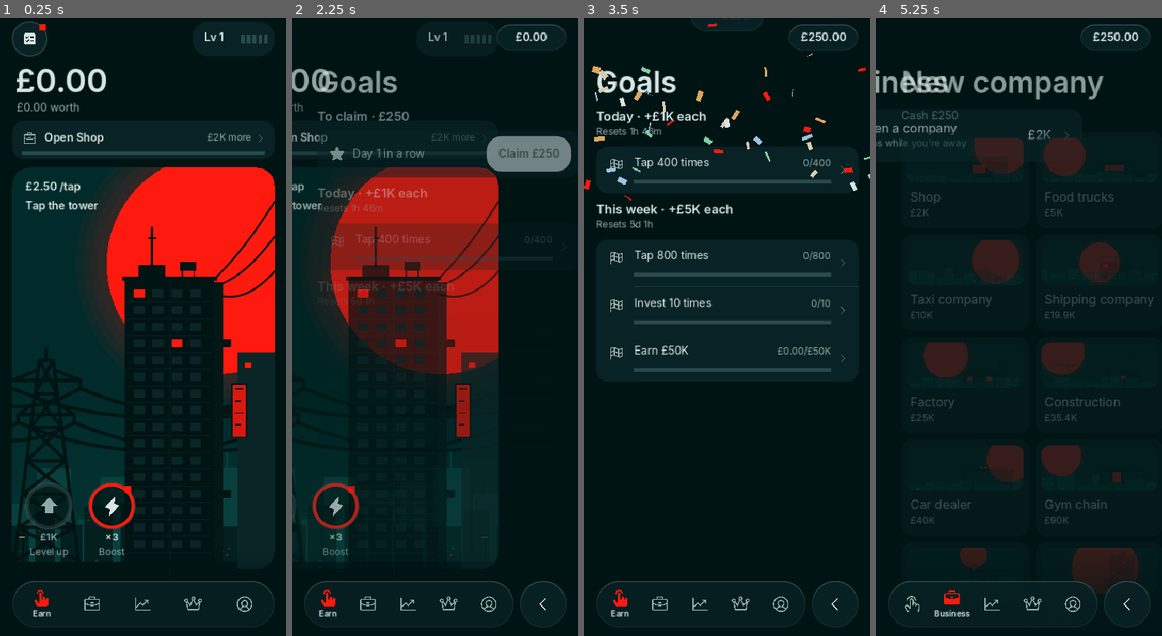
Above: before the commit, frames 1-4 (left to right).
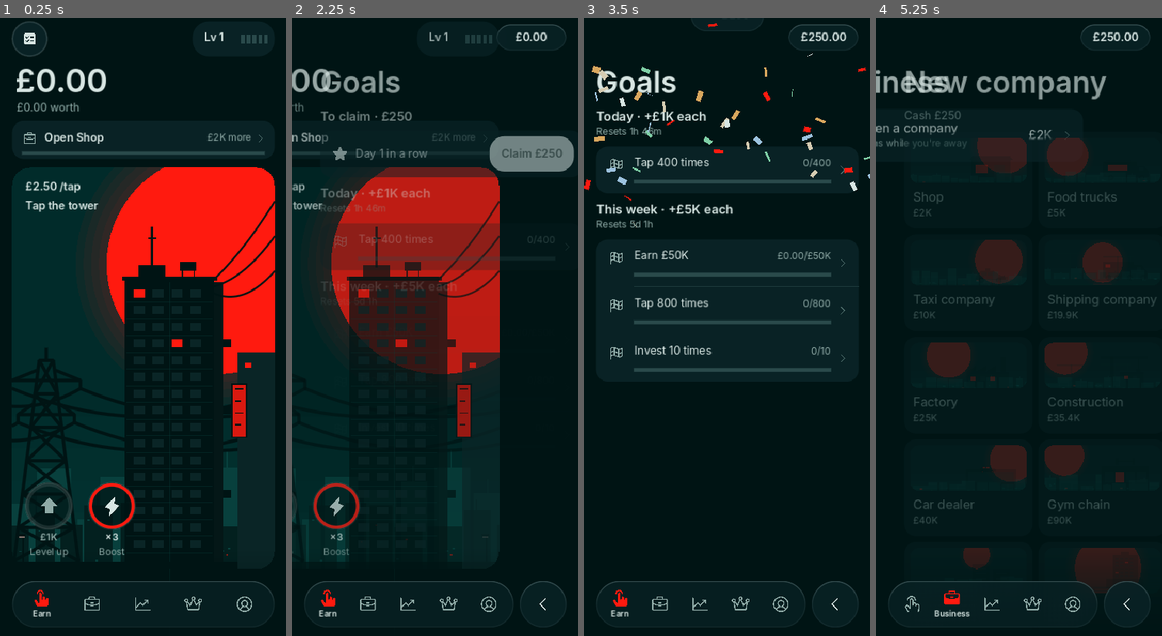
Above: after the commit, the same moments.

Repository: ytjustjosh17-cpu/MCG
Game: Godot game, scene res://scenes/main.tscn
Same seed, same stepped clock (60 frames per second), same inputs: the game is played once before the commit and once after it.
Inputs (mouse positions are in pixels of both pictures, inside the frame that each line leads up to):
- Up to frame 1 (0.25 s): no input
- Up to frame 2 (2.25 s): click "£1K" at 0.5 s; click "×3" at 1.25 s; click (320, 36) at 2 s
- Up to frame 3 (3.5 s): click "Claim £250" at 2.75 s
- Up to frame 4 (5.25 s): click "Tap 400 times" at 3.5 s; click "Open Shop" at 4.25 s; click (1019, 135) at 5 s

The runs differ from the first frame. In frame 1, less than 0.1% of the frame differs, in the area x 13-46%, y 1-77%; in frame 2, 3.4%; in frame 3, 1.0%; in frame 4, 4.5%, in the area x 0-99%, y 8-92%.

Commit message:
Fewer round dots, smoother page transitions
Owner: dots annoyed, and pages should move smoothly.
- Dots are round and only for a reward to claim or an update; opening
  the tab clears its dot until something new arrives (seen counts kept in
  ui). Afford-based dots removed (tabs, level, boost, Business More).
- Push waits out the build frame before sliding; pop uses the same quint
  curve; switching tab with a page open fades it; Invest segments fade.
- Tests: dot rules in the touch test; update dot test follows the new
  rule; quiet-deals test closes a gift sheet first (was timing-flaky).

Co-Authored-By: Claude Opus 5.5 <noreply@anthropic.com>
Claude-Session: https://claude.ai/code/session_01G43aEuqkjUy83khniNYyKE

Diff:
--- a/game/scripts/business_page.gd
+++ b/game/scripts/business_page.gd
@@ -95,7 +95,7 @@
 		_boost.set_texts("×2 income", "", "Ready in " + Game.clock(Game.ibost_cooldown_left()))
 	_boost.value_l.add_theme_color_override("font_color", UI.TEXT)
 	_count.text = "%d of %d" % [Game.companies(), Data.BUSINESSES.size()]
-	UI.paint(_more, UI.PANEL, UI.RED if _something_ready() else UI.TEXT, 24)
+	UI.paint(_more, UI.PANEL, UI.TEXT, 24)
 	_deal_card.visible = not Game.deal.is_empty() and bool(Game.ui.get("deals_quiet", false))
 	if _deal_card.visible:
 		_deal_row.set_texts(String(Game.deal.get("title", "Deal")), String(Game.deal.get("text", "")))
@@ -113,15 +113,6 @@
 		if _cards.has(id):
 			(_cards[id] as BizCard).refresh()
 
-
-func _something_ready() -> bool:
-	## Red "More" when an expansion or a merger is ready (same idea as the tab dot).
-	if not Game.expandable().is_empty():
-		return true
-	for m in Data.MERGERS:
-		if not Game.mergers.has(m["id"]) and Game.merger_ready(m) and Game.cash >= float(m["cost"]):
-			return true
-	return false
 
 
 func _fill_plan() -> Array:
--- a/game/scripts/earn_page.gd
+++ b/game/scripts/earn_page.gd
@@ -157,8 +157,8 @@
 	_per_tap.text = Game.money_short(Game.tap_value() * _tap_mult()) + " /tap"
 	var maxed := Game.level >= Data.MAX_LEVEL
 	var can := Game.can_level_up()
-	_level_btn.set_state(UI.TEXT if can else UI.SUB, prog if not maxed else 1.0, can, "MAX" if maxed else Game.money_short(Game.level_cost()))
-	_tasks.set_state(UI.TEXT, -1.0, (Game.goals_open() > 0 and Game.taps > 0) or Game.unclaimed("goal") + Game.unclaimed("streak") > 0)
+	_level_btn.set_state(UI.TEXT if can else UI.SUB, prog if not maxed else 1.0, false, "MAX" if maxed else Game.money_short(Game.level_cost()))
+	_tasks.set_state(UI.TEXT, -1.0, Game.unclaimed("goal") + Game.unclaimed("streak") > 0)   # a dot only when a reward waits
 	_tick()
 
 
@@ -183,7 +183,7 @@
 	if Game.boost_active():
 		_boost_btn.set_state(UI.RED, Game.boost_left() / Game.BOOST_LEN_S, false, Game.clock(Game.boost_left()))
 	elif Game.boost_ready():
-		_boost_btn.set_state(UI.TEXT, 1.0, true, "×3")
+		_boost_btn.set_state(UI.TEXT, 1.0, false, "×3")   # the full ring says ready
 	else:
 		var total := Game.BOOST_COOLDOWN_S
 		_boost_btn.set_state(UI.SUB, 1.0 - Game.boost_cooldown_left() / total, false, Game.clock(Game.boost_cooldown_left()))
--- a/game/scripts/game_state.gd
+++ b/game/scripts/game_state.gd
@@ -1469,36 +1469,6 @@
 	if s < 48.0 * 3600.0:
 		return "~%d h" % int(ceil(s / 3600.0))
 	return "~%d days" % int(ceil(s / 86400.0))
-
-
-# ==== tab dots ===============================================================
-
-func tab_badges() -> Array:
-	## Which tabs have something worth a look right now (shown as red dots).
-	var earn := level < Data.MAX_LEVEL and can_level_up()
-	var business := false
-	for id in biz.keys():
-		if int(biz[id]["units"]) >= capacity(id) and can_expand(id):
-			business = true
-	for b in Data.BUSINESSES:
-		if not biz.has(b["id"]) and cash >= float(b["cost"]):
-			business = true
-			break
-	if fill_all_cost() > 0.0 and cash >= fill_all_cost():
-		business = true
-	for m in Data.MERGERS:
-		if not mergers.has(m["id"]) and merger_ready(m) and cash >= float(m["cost"]):
-			business = true
-	var invest := false
-	# (Locked coins keep earning after the 24 h, so they don't need a dot.)
-	var items := next_home_cost() > 0.0 and cash >= next_home_cost()
-	for c in Data.COLLECTIONS:
-		for i in range(c["items"].size()):
-			if not item_owned(c["id"], i):
-				if float(c["items"][i][1]) <= cash * 0.25:
-					items = true
-				break  # only the cheapest missing item in each set
-	return [earn, business, invest, items]
 
 
 # ==== next goal =============================================================
--- a/game/scripts/icon_button.gd
+++ b/game/scripts/icon_button.gd
@@ -60,4 +60,4 @@
 		if ring > 0.0:
 			draw_arc(center, r - 3.0, -PI / 2.0, -PI / 2.0 + TAU * clampf(ring, 0.0, 1.0), 64, UI.RED, 3.0, true)
 	if dot:
-		draw_rect(Rect2(center + Vector2(r * 0.55, -r * 0.85), Vector2(9, 9)), UI.RED, true)
+		draw_circle(center + Vector2(r * 0.72, -r * 0.72), 5.0, UI.RED)
--- a/game/scripts/invest_page.gd
+++ b/game/scripts/invest_page.gd
@@ -245,9 +245,20 @@
 
 
 func refresh_view() -> void:
+	var was: Control = null
+	for v in _views:
+		if v.visible:
+			was = v
 	for i in range(_views.size()):
 		_views[i].visible = i == _seg.index
 	refresh()
+	# Shares, Property and Crypto fade in, not a hard cut.
+	var now: Control = _views[_seg.index]
+	if was != null and was != now:
+		now.modulate.a = 0.0
+		var t := Motion.tween(now, "seg")
+		t.set_parallel(true)
+		t.tween_property(now, "modulate:a", 1.0, Motion.d(0.2))
 
 
 func _latest_news(kind: String) -> Dictionary:
--- a/game/scripts/main.gd
+++ b/game/scripts/main.gd
@@ -147,7 +147,7 @@
 		Game.ui["seen_new"] = Data.RELEASE
 		get_tree().create_timer(2.5).timeout.connect(func(): Kit.toast("Updated to %s · see What's new in Profile" % Data.RELEASE, true))
 	Updater.update_available.connect(_on_update)
-	Updater.state_changed.connect(func(): _nav.set_badge(4, Updater.has_update()))
+	Updater.state_changed.connect(_update_badges)
 	if OS.has_feature("android"):
 		get_tree().create_timer(3.0).timeout.connect(func(): Updater.check())
 
@@ -172,15 +172,28 @@
 	p.position.x = w
 	if p.has_method("entered"):
 		p.entered.call_deferred()
+	# Building a page can take a frame; start the slide after it so the
+	# first part of the motion isn't skipped on the phone.
 	var t := p.create_tween().set_parallel(true)
 	p.set_meta("push_tw", t)
-	t.tween_property(p, "position:x", 0.0, Motion.d(0.4)).set_trans(Tween.TRANS_QUINT).set_ease(Tween.EASE_OUT)
-	t.tween_property(under, "position:x", -w * 0.25, Motion.d(0.4)).set_trans(Tween.TRANS_QUINT).set_ease(Tween.EASE_OUT)
-	t.tween_property(under, "modulate:a", 0.4, Motion.d(0.36))
+	t.tween_property(p, "position:x", 0.0, Motion.d(0.38)).set_trans(Tween.TRANS_QUINT).set_ease(Tween.EASE_OUT)
+	t.tween_property(under, "position:x", -w * 0.25, Motion.d(0.38)).set_trans(Tween.TRANS_QUINT).set_ease(Tween.EASE_OUT)
+	t.tween_property(under, "modulate:a", 0.4, Motion.d(0.34))
+	t.pause()
+	_play_after_build(t)
 	t.chain().tween_callback(func():
 		# Only hide the page underneath if this page is still on top.
 		if is_instance_valid(under) and not _stack.is_empty() and _stack.back() == p:
 			under.visible = false)
+
+
+func _play_after_build(t: Tween) -> void:
+	## Waits out the slow frame that built the page, so the slide starts
+	## smoothly instead of jumping half way.
+	await get_tree().process_frame
+	await get_tree().process_frame
+	if t.is_valid():
+		t.play()
 
 
 func _pop_from(p: Control) -> void:
@@ -200,9 +213,10 @@
 	under.visible = true
 	Kit.tick(5)
 	var t := p.create_tween().set_parallel(true)
-	t.tween_property(p, "position:x", w, Motion.d(0.26)).set_trans(Tween.TRANS_QUAD).set_ease(Tween.EASE_IN)
-	t.tween_property(under, "position:x", 0.0, Motion.d(0.3)).set_trans(Tween.TRANS_QUINT).set_ease(Tween.EASE_OUT)
-	t.tween_property(under, "modulate:a", 1.0, Motion.d(0.26))
+	# Same curve as the push, in reverse: smooth, no snap at the end.
+	t.tween_property(p, "position:x", w, Motion.d(0.32)).set_trans(Tween.TRANS_QUINT).set_ease(Tween.EASE_OUT)
+	t.tween_property(under, "position:x", 0.0, Motion.d(0.32)).set_trans(Tween.TRANS_QUINT).set_ease(Tween.EASE_OUT)
+	t.tween_property(under, "modulate:a", 1.0, Motion.d(0.28))
 	t.chain().tween_callback(p.queue_free)
 
 
@@ -236,9 +250,20 @@
 
 
 func show_page(i: int) -> void:
+	var leaving: Control = null   # an open detail page fades out with the tab
 	if not _stack.is_empty():
+		if i == _current:
+			# Same tab again: slide back to its main page, one smooth move.
+			while _stack.size() > 1:
+				var extra: Control = _stack.pop_front()
+				_stop_push(extra)
+				extra.queue_free()
+			pop()
+			return
+		leaving = _stack.pop_back()
+		_stop_push(leaving)
 		_clear_stack()
-		_pages[_current].visible = true
+		_pages[_current].visible = false
 	if i == _current:
 		# Re-tapping the current tab always leaves it fully shown,
 		# and scrolls it back to the top (like iOS).
@@ -263,10 +288,16 @@
 	# Old page fades out quickly, new page fades in with a short slide.
 	_kill_tab_tween(old)
 	_kill_tab_tween(new)
-	var to := old.create_tween()
+	if leaving != null:
+		var tl := leaving.create_tween()
+		tl.tween_property(leaving, "modulate:a", 0.0, Motion.d(0.12))
+		tl.tween_callback(leaving.queue_free)
+	var to := old.create_tween().set_parallel(true)
 	old.set_meta("tab_tw", to)
-	to.tween_property(old, "modulate:a", 0.0, Motion.d(0.1))
-	to.tween_callback(func():
+	to.tween_property(old, "modulate:a", 0.0, Motion.d(0.12))
+	if not Motion.reduced():
+		to.tween_property(old, "position:x", -10.0 * dir, Motion.d(0.12))
+	to.chain().tween_callback(func():
 		# Only hide it if the player hasn't already switched back to it.
 		if _pages[_current] != old:
 			old.visible = false
@@ -315,7 +346,7 @@
 
 
 func _on_update(version: String) -> void:
-	_nav.set_badge(4, true)
+	_update_badges()
 	if version != _toasted_version:
 		_toasted_version = version
 		Kit.toast("New version · see Profile", true)
@@ -458,7 +489,15 @@
 
 
 func _update_badges() -> void:
-	var b: Array = Game.tab_badges()
-	for i in range(b.size()):
-		_nav.set_badge(i, b[i] and i != _current)
-	_nav.set_badge(4, Updater.has_update() or Game.unclaimed("ach") > 0)
+	## Few dots: only a reward to claim (Earn: goals and the daily gift,
+	## Profile: achievements) or an update. Opening the tab clears its dot
+	## until something new arrives.
+	var counts := {0: Game.unclaimed("goal") + Game.unclaimed("streak"), 4: Game.unclaimed("ach") + (1 if Updater.has_update() else 0)}
+	var seen: Dictionary = Game.ui.get("dots_seen", {})
+	for i in range(NavBar.TABS.size()):
+		var key := str(i)
+		var n := int(counts.get(i, 0))
+		if i == _current or n < int(seen.get(key, 0)):
+			seen[key] = n
+		_nav.set_badge(i, n > int(seen.get(key, 0)) and i != _current)
+	Game.ui["dots_seen"] = seen
--- a/game/scripts/nav_bar.gd
+++ b/game/scripts/nav_bar.gd
@@ -48,9 +48,9 @@
 		col.add_child(l)
 		b.tooltip_text = TABS[i][1]
 		_buttons.append(b)
-		var dot := ColorRect.new()
-		dot.color = UI.RED
-		dot.size = Vector2(7, 7)
+		var dot := Panel.new()   # a small round dot
+		dot.add_theme_stylebox_override("panel", UI.box(UI.RED, 5))
+		dot.size = Vector2(9, 9)
 		dot.visible = false
 		dot.mouse_filter = Control.MOUSE_FILTER_IGNORE
 		b.add_child(dot)
--- a/game/tests/scroll_test.gd
+++ b/game/tests/scroll_test.gd
@@ -304,6 +304,31 @@
 		tl._confirm()
 		await create_timer(0.5).timeout
 	_ok(tl_found and g.holding(g.coins, "DOGE") < 1e-6 and absf(g.staked("DOGE") - free0) < free0 * 1e-4, "Lock sheet locks the amount shown (%s, free %.3f, staked %.3f of %.3f)" % [tl_found, g.holding(g.coins, "DOGE"), g.staked("DOGE"), free0])
+	# Dots: only for a reward waiting, round, and opening the tab clears it.
+	g.rewards = []
+	g.ui["dots_seen"] = {}
+	main.show_page(1)
+	await create_timer(0.5).timeout
+	main._update_badges()
+	_ok(not main._nav._badges[1].visible and not main._nav._badges[2].visible, "no dots for things you can merely afford")
+	g.add_reward("test_goal", "goal", "Test goal", 10.0)
+	main._update_badges()
+	_ok(main._nav._badges[0].visible, "a reward to claim shows a dot on Earn")
+	_ok(main._nav._badges[0] is Panel, "the dot is round (a rounded panel, not a square)")
+	main.show_page(0)
+	await create_timer(0.5).timeout
+	main._update_badges()
+	main.show_page(1)
+	await create_timer(0.5).timeout
+	main._update_badges()
+	_ok(not main._nav._badges[0].visible, "opening Earn clears its dot until something new arrives")
+	g.add_reward("test_goal2", "goal", "Test goal 2", 10.0)
+	main._update_badges()
+	_ok(main._nav._badges[0].visible, "a new reward brings the dot back")
+	g.rewards = []
+	main._update_badges()
+	main.show_page(0)
+	await create_timer(0.5).timeout
 	# Tap targets: every visible button on every tab and main detail page is
 	# at least 44 px each way (mobile rule). Lists the offenders.
 	var small: Array = []
--- a/game/tests/smoke_test.gd
+++ b/game/tests/smoke_test.gd
@@ -187,7 +187,6 @@
 	game.streak_day = tday - 3
 	game._check_streak()
 	_check(game.streak == 1, "missing days resets the streak")
-	_check(game.tab_badges().size() == 4, "tab dots worked out")
 	game.ui["invest_tab"] = 2
 	var dd: Dictionary = game.to_dict()
 	_check(int(dd["ui"]["invest_tab"]) == 2 and dd.has("streak"), "screen choices and streak are saved")
@@ -210,6 +209,9 @@
 	game.ui["deals_quiet"] = true
 	game.away_unseen = false   # a leftover welcome-back card would count as a pop-up
 	game.streak_unseen = []
+	while root.get_node("Kit").close_top():   # a gift sheet may already be open
+		await create_timer(0.3).timeout
+	await create_timer(0.4).timeout
 	game.deal = {"kind": "order", "id": game.biz.keys()[0], "value": 1.0, "title": "T", "text": "x", "yes": "Y"}
 	main._show_deal()
 	await create_timer(0.3).timeout
@@ -458,14 +460,20 @@
 	var up = root.get_node("Updater")
 	up.latest_version = "1.0.999"
 	up._set_state(up.State.AVAILABLE)
+	main.show_page(0)
+	await create_timer(0.4).timeout
+	main._update_badges()
+	_check(main._nav._badges[4].visible, "Profile tab shows a dot for a new update")
 	main.show_page(4)
 	await create_timer(0.4).timeout
+	main._update_badges()
 	var prof = main._pages[4]
 	_check(prof._upd_card.visible and prof._upd_btn.text == "Update", "update card shows on Profile")
-	_check(main._nav._want[4] and not main._nav._badges[4].visible, "no red dot on the tab you're on")
+	_check(not main._nav._badges[4].visible, "no dot on the tab you're on")
 	main.show_page(0)
 	await create_timer(0.2).timeout
-	_check(main._nav._badges[4].visible, "Profile tab shows a red dot from another tab")
+	main._update_badges()
+	_check(not main._nav._badges[4].visible, "seen once, the update dot stays cleared")
 	main.show_page(4)
 	await create_timer(0.2).timeout
 	up.progress = 0.42
Not shown, changed: CHANGELOG.md
Not shown, changed: docs/DESIGN.md
